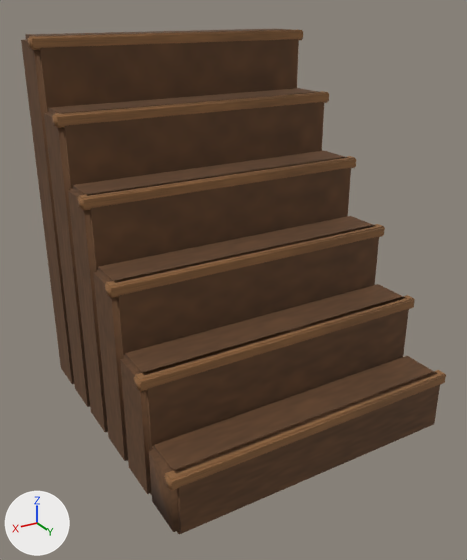
An edit to the FBX model Assets/Art3D/BuildingBlocks/Models/wooden-stair-3.fbx, drawn before and after from the same camera.
Rendered twice from a camera (50 mm lens) standing at (1.014, 1.681, 1.292) and looking at (0.034, 0.047, 0.475). Every picture has the same lights, and +X, +Y and +Z are marked at lower left. The first picture is the older version. Where no turn or scale is listed for an object, it has been applied to the vertices.

The first picture shows 'wooden-stair-3__Geometry'.
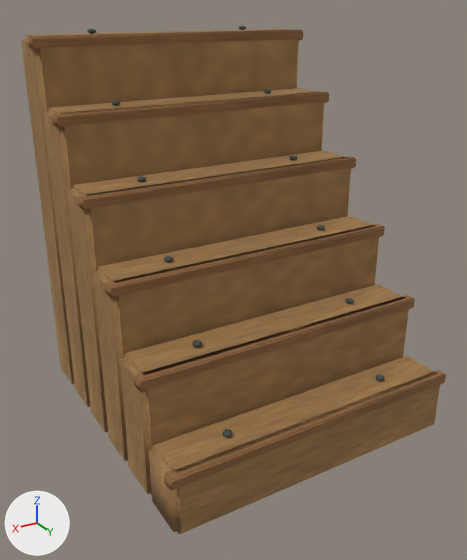
Boxes [x1, y1, x2, y2] around the edits, measured in the pictures (467 x 560 px):
```json
{"object": "wooden-stair-3__Geometry", "change": "reshaped", "before": [21, 29, 446, 534], "after": [21, 25, 446, 534]}
{"part": 1, "of": "me_wooden_stair_3__geometrymesh", "change": "added", "after": [223, 429, 233, 438]}
{"part": 2, "of": "me_wooden_stair_3__geometrymesh", "change": "added", "after": [375, 374, 384, 381]}
{"part": 3, "of": "me_wooden_stair_3__geometrymesh", "change": "added", "after": [192, 340, 202, 347]}
{"part": 4, "of": "me_wooden_stair_3__geometrymesh", "change": "added", "after": [164, 256, 173, 262]}
```

The change, as JSON lines over the scene's bpy script:
```json
{"block": "me_wooden_stair_3__geometrymesh", "where": "# used by ob_wooden_stair_3__geometry; location = (0.0, 0.0, 0.0)"}
{"op": "remove", "block": "me_wooden_stair_3__geometrymesh", "code": "me_wooden_stair_3__geometrymesh.from_pydata(...)  # 384 vertices, 360 faces; spans x -0.49..0.49, y -0.499..0.5, z 0.0..1.2"}
{"op": "add", "block": "me_wooden_stair_3__geometrymesh", "code": "me_wooden_stair_3__geometrymesh.from_pydata(...)  # 528 vertices, 600 faces; spans x -0.49..0.49, y -0.499..0.5, z 0.0..1.216"}
{"block": "me_wooden_stair_3__geometrymesh", "change": "me_wooden_stair_3__geometrymesh part 1: a new loose piece, an icosphere of 20 faces spanning x 0.262..0.288, y 0.401..0.432, z 0.2..0.216, in mat_buildingpalette (picture img_buildingpalette_png)"}
{"block": "me_wooden_stair_3__geometrymesh", "change": "me_wooden_stair_3__geometrymesh part 2: a new loose piece, an icosphere of 20 faces spanning x -0.293..-0.267, y 0.401..0.432, z 0.2..0.216, in mat_buildingpalette (picture img_buildingpalette_png)"}
{"block": "me_wooden_stair_3__geometrymesh", "change": "me_wooden_stair_3__geometrymesh part 3: a new loose piece, an icosphere of 20 faces spanning x 0.262..0.288, y 0.235..0.265, z 0.4..0.416, in mat_buildingpalette (picture img_buildingpalette_png)"}
{"block": "me_wooden_stair_3__geometrymesh", "change": "me_wooden_stair_3__geometrymesh part 4: a new loose piece, an icosphere of 20 faces spanning x 0.262..0.288, y 0.068..0.099, z 0.6..0.616, in mat_buildingpalette (picture img_buildingpalette_png)"}
{"block": "me_wooden_stair_3__geometrymesh", "change": "other edits to the shape of me_wooden_stair_3__geometrymesh do not show in these pictures"}
```
